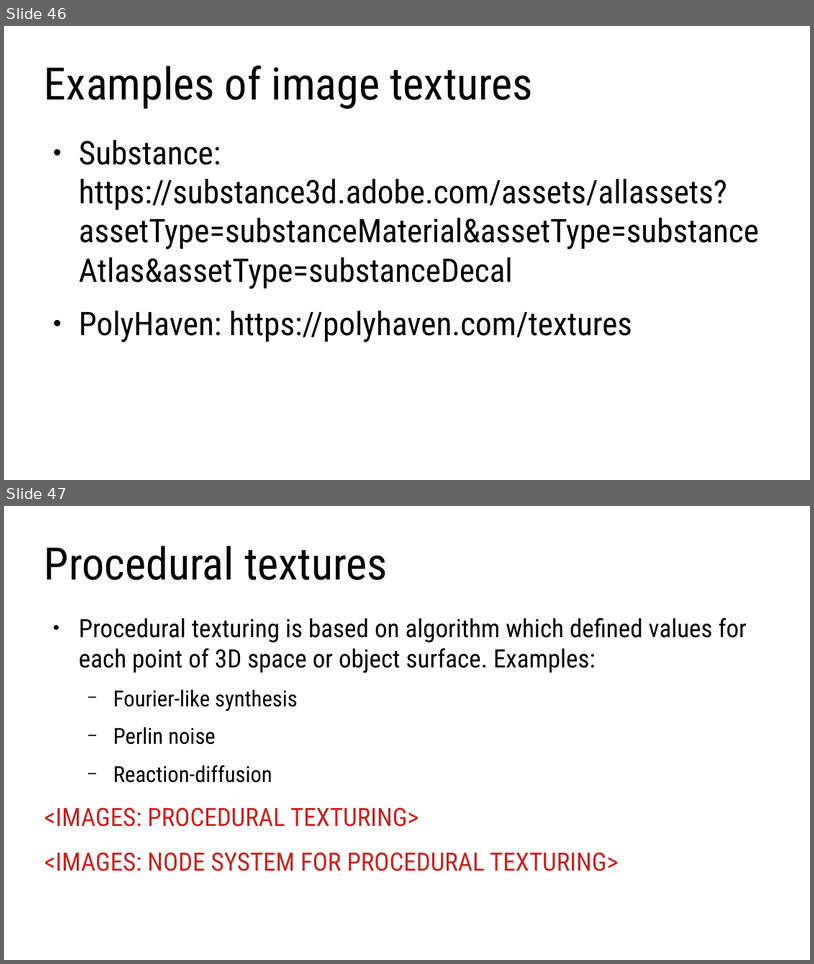
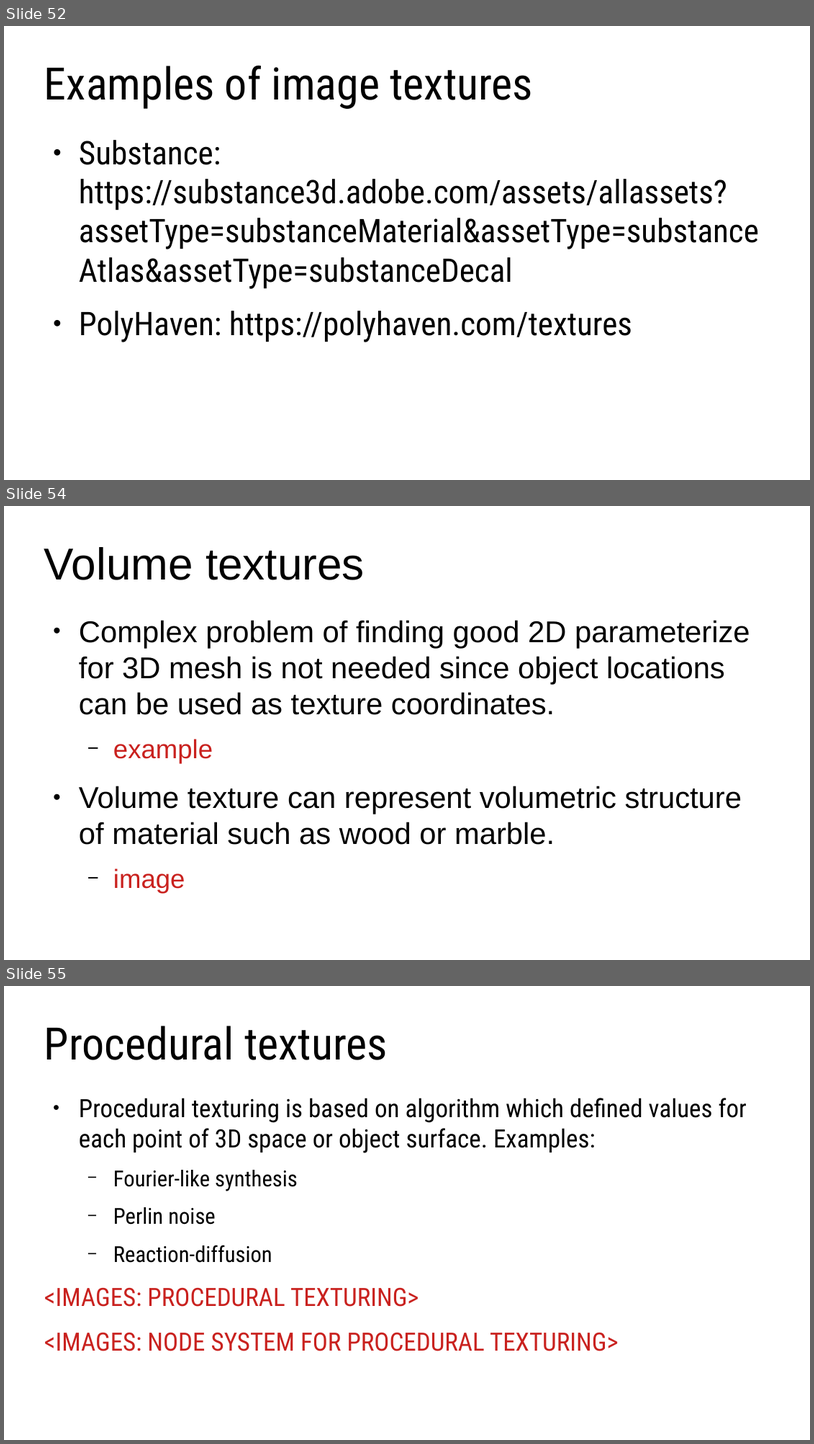
Before and after one commit to lorentzo/IntroductionToComputerGraphics, a slide deck: lectures/3_foundations_3d_scene/3_2_2_3D_models_material.odp. Shown one above the other, each under a label of ours: slides 46 and 47 before the commit, slides 52, 54 and 55 after it; the slides between them are not shown. The pictures are 814x964 and 814x1444 pixels, drawn with LibreOffice and Linux fonts; fonts in the diff are those of the drawing. Boxes give left, top, right and bottom in pixels: in the first picture for what was removed or moved away, otherwise in the second. Text is boxed around its words. In the diff, an @@ line names an element or a change of style, - is before the commit and + after.

Commit message:
material, lecture ideas

```diff
--- a/lectures/3_foundations_3d_scene/3_2_2_3D_models_material.odp
+++ b/lectures/3_foundations_3d_scene/3_2_2_3D_models_material.odp
@@ slide 54 added at [4, 506, 810, 960], background #FFFFFF @@
@@ title added at [44, 547, 365, 580], 44 pt, text #000000 @@
+Volume textures
@@ text added at [79, 620, 751, 844], 29.6 pt, text #000000 @@
+● Complex problem of finding good 2D parameterize for 3D mesh is not needed since object locations can be used as texture coordinates.
+  − example
+● Volume texture can represent volumetric structure of material such as wood or marble.
+  − image
@@ what was slide 46 is now slide 52 @@
@@ what was slide 47 is now slide 55 @@
```
Also in this commit, not shown: 2 slides changed, 8 other slides added, 1 slide removed, 8 other files.
